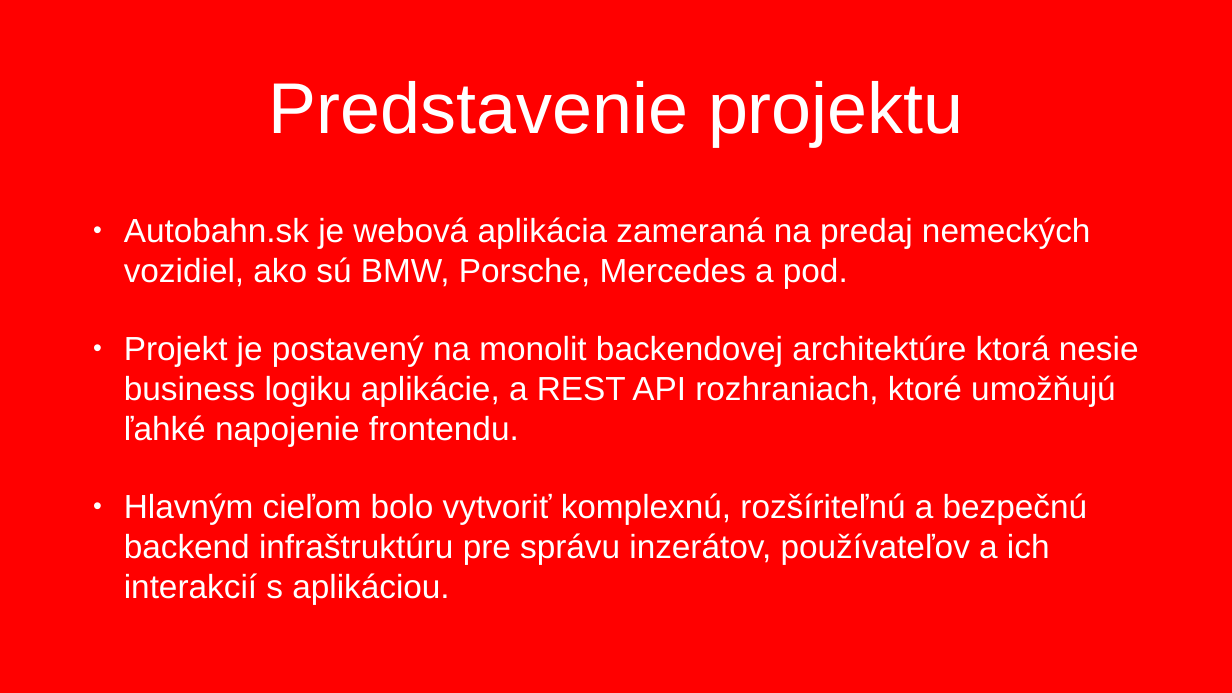
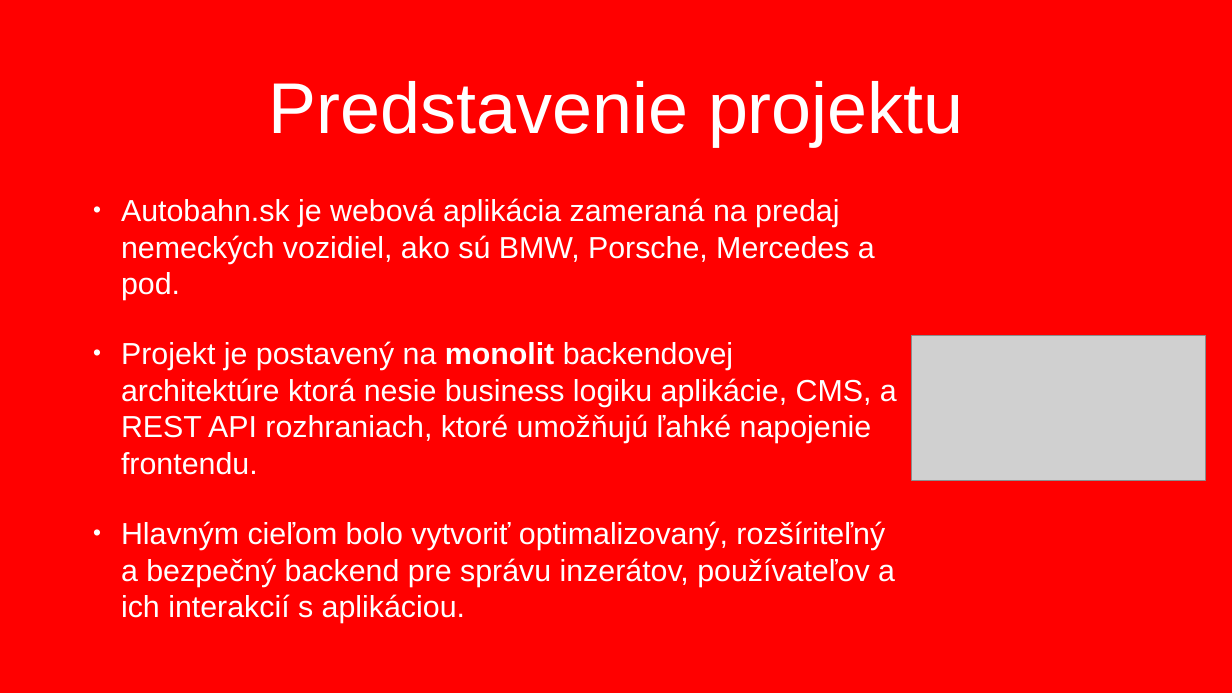
Before and after one commit to Autobahn-sk/Autobahn.sk, a slide deck: slide 4 of __prezentacia__/Prezentácia Martin Mojžiš.pptx. Drawn at 1232x693 pixels with LibreOffice and Linux fonts; fonts in the diff are those of the drawing; grey boxes stand for pictures; background and template pictures are left out. Boxes give left, top, right and bottom in pixels: in the first picture for what was removed or moved away, otherwise in the second. Text is boxed around its words. In the diff, an @@ line names an element or a change of style, - is before the commit and + after.

```diff
--- a/__prezentacia__/Prezentácia Martin Mojžiš.pptx
+++ b/__prezentacia__/Prezentácia Martin Mojžiš.pptx
@@ text at box(121, 198, 875, 300): size 52 to 47.3 pt in "Autobahn.sk je webová aplikácia zameraná na predaj ..."; indent changed; less space between paragraphs @@
@@ text at box(121, 341, 897, 623): text changed; size 52 to 47.3 pt @@
-• Projekt je postavený na monolit backendovej architektúre ktorá nesie business logiku aplikácie, a REST API rozhraniach, ktoré umožňujú ľahké napojenie frontendu.
-• Hlavným cieľom bolo vytvoriť komplexnú, rozšíriteľnú a bezpečnú backend infraštruktúru pre správu inzerátov, používateľov a ich interakcií s aplikáciou.
+• Projekt je postavený na monolit backendovej architektúre ktorá nesie business logiku aplikácie, CMS, a REST API rozhraniach, ktoré umožňujú ľahké napojenie frontendu.
+• Hlavným cieľom bolo vytvoriť optimalizovaný, rozšíriteľný a bezpečný backend pre správu inzerátov, používateľov a ich interakcií s aplikáciou.
@@ picture added at box(911, 335, 1205, 480) @@
```
Also in this commit, not shown: 11 other slides changed, 1 slide added.
